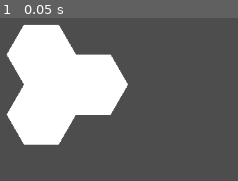
Above: before the commit, frame 1.
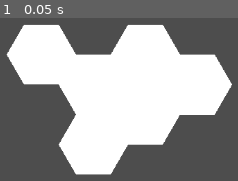
Above: after the commit, the same moment.

Repository: shuhei0916/hex-world
Game: Godot game, scene res://tile_spawner.tscn
Same seed, same stepped clock (60 frames per second), same inputs: the game is played once before the commit and once after it. This scene is started directly instead of the project's main scene.
Inputs:
- Up to frame 1 (0.05 s): no input

The runs differ from the first frame. In frame 1, 41% of the frame differs, in the area x 2-98%, y 4-97%.

Commit message:
Add tetrahexe tiles to TILE_SHAPES dictionary

Diff:
--- a/tile_spawner.gd
+++ b/tile_spawner.gd
@@ -3,12 +3,19 @@
 const TILE_SCENE = preload("res://hex_tile.tscn")  # HexTileシーンをロード
 
 # 複数のセルで構成されたタイル（形状）の定義
-const TILE_SHAPES = [
-	[Vector2(0, 0)],                   # 単一セル
-	[Vector2(0, 0), Vector2(1, 0)],    # 水平2セル
-	[Vector2(0, 0), Vector2(0, 1)],    # 垂直2セル
-	[Vector2(0, 0), Vector2(1, 0), Vector2(0, 1)]  # L字型
-]
+const TILE_SHAPES = {
+	"single": [Vector2(0, 0)],                   # 単一セル
+	"horizontal_2": [Vector2(0, 0), Vector2(1, 0)],    # 水平2セル
+	"vertical_2": [Vector2(0, 0), Vector2(0, 1)],    # 垂直2セル
+	"L_shape": [Vector2(0, 0), Vector2(1, 0), Vector2(0, 1)],  # L字型
+	"bar": [Vector2(0, 0), Vector2(1, 0), Vector2(2, 0), Vector2(3, 0)],  # 水平4セル (Tetrahex - bar)
+	"worm": [Vector2(0, 0), Vector2(0, 1), Vector2(0, 2), Vector2(0, 3)],  # 垂直4セル (Tetrahex - worm)
+	"pistol": [Vector2(0, 0), Vector2(1, 0), Vector2(1, 1), Vector2(2, 1)],  # ジグザグ型 (Tetrahex - pistol)
+	"propeller": [Vector2(0, 0), Vector2(1, 0), Vector2(1, 1), Vector2(2, 0)],  # T型 (Tetrahex - propeller)
+	"arch": [Vector2(0, 0), Vector2(1, 0), Vector2(1, -1), Vector2(2, 0)],  # アーチ型 (Tetrahex - arch)
+	"bee": [Vector2(0, 0), Vector2(1, 0), Vector2(0, 1), Vector2(-1, 1)],  # 蜂型 (Tetrahex - bee)
+	"wave": [Vector2(0, 0), Vector2(1, 0), Vector2(2, -1), Vector2(3, -1)]  # 波型 (Tetrahex - wave)
+}
 
 func spawn_tile():
 	var tile_shape = get_random_shape()
@@ -26,7 +33,8 @@
 	return Vector2(x, y)
 
 func get_random_shape():
-	return TILE_SHAPES[randi() % int(TILE_SHAPES.size())]
+	var keys = TILE_SHAPES.keys()
+	return TILE_SHAPES[keys[randi() % keys.size()]]
 
 
 func _ready():
Not shown, changed: README.md
